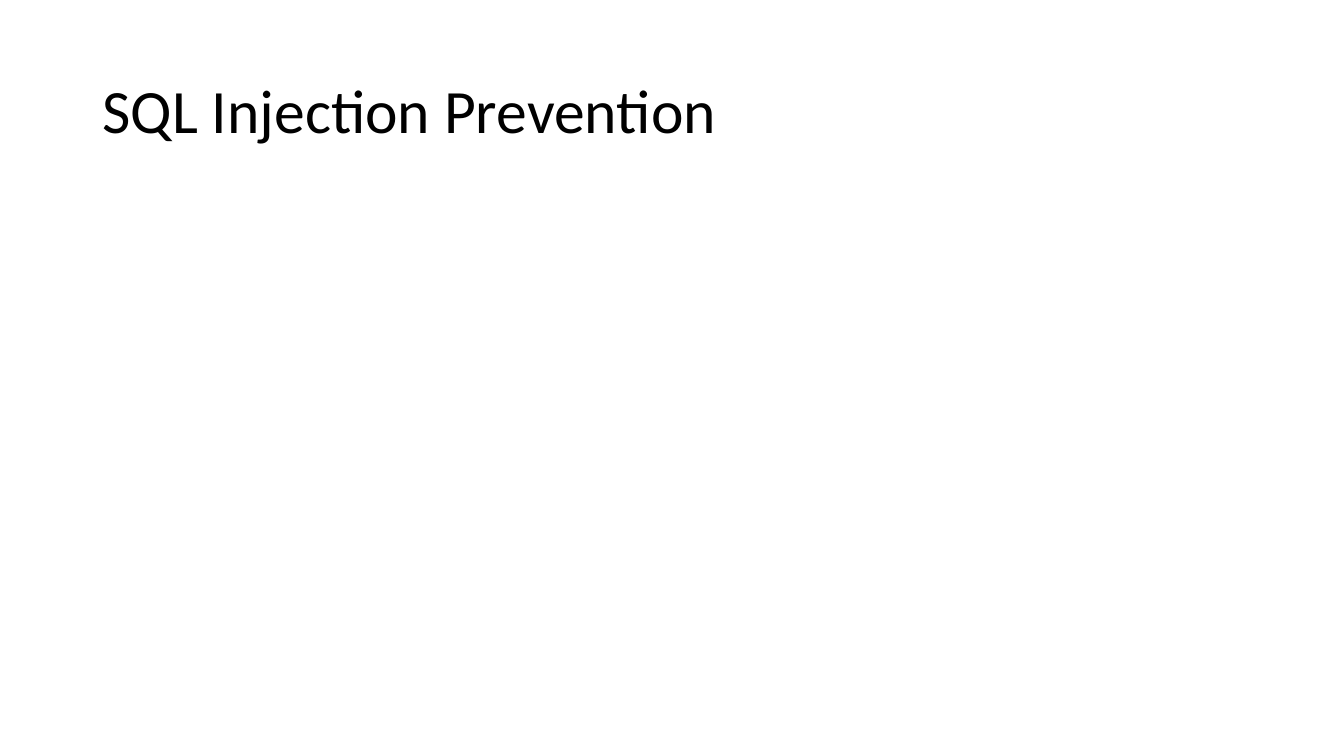
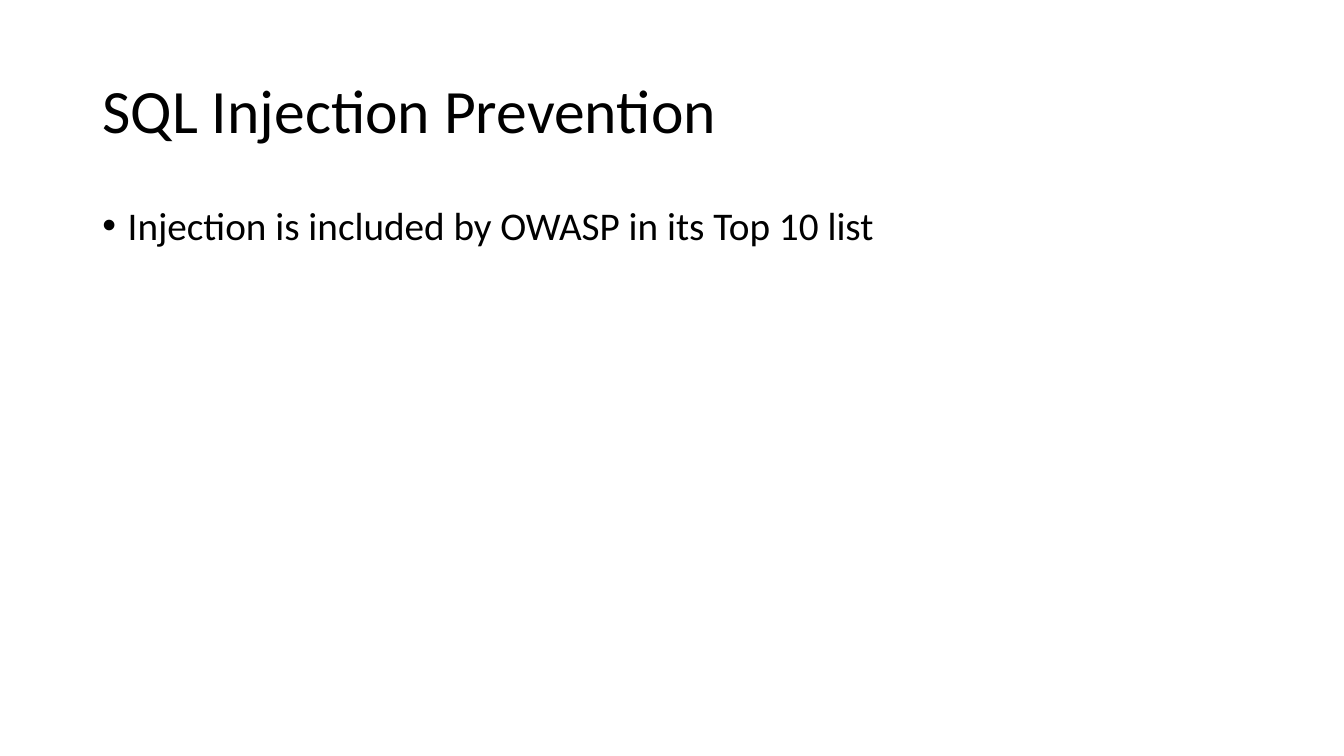
Before and after one commit to fparricelli/Encrypted-data-exchange-between-two-Arduino-boards-using-Symmetric-Encryption, a slide deck: slide 5 of Documentazione e cose così/Slide_concettuali_Luca.pptx. Drawn at 1344x756 pixels with LibreOffice and Linux fonts; fonts in the diff are those of the drawing. Boxes give left, top, right and bottom in pixels: in the first picture for what was removed or moved away, otherwise in the second. Text is boxed around its words. In the diff, an @@ line names an element or a change of style, - is before the commit and + after.

```diff
--- a/Documentazione e cose così/Slide_concettuali_Luca.pptx
+++ b/Documentazione e cose così/Slide_concettuali_Luca.pptx
@@ text added at <box>128,212,874,247</box>, 28 pt, text #000000 @@
+• Injection is included by OWASP in its Top 10 list
```
Also in this commit, not shown: 5 slides added, 14 other files.
